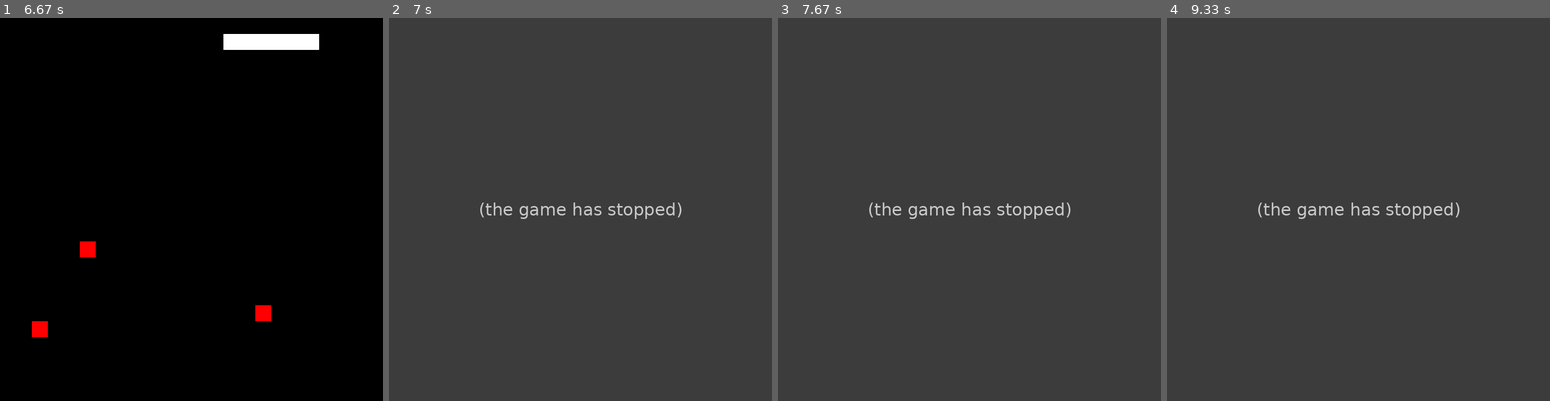
Above: before the commit, frames 1-4 (left to right).
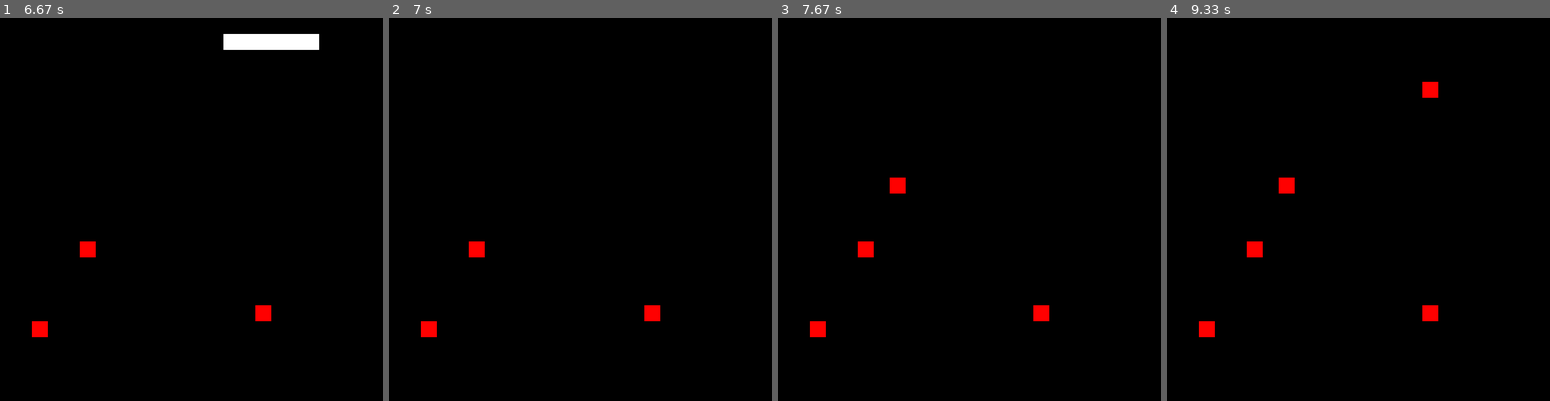
Above: after the commit, the same moments.

Repository: bernatixer/BeatThePython
Game: pygame game, started from snake.py
The game is run twice, just before and just after one commit, with the same random seed, the same clock (stepped at 60 frames per second) and the same inputs.
Inputs:
- Up to frame 1 (6.67 s): hold Right 0.33-0.8 s; hold Up 0.83-1.13 s; hold Right 1.17-1.63 s; hold Down 2.23-2.53 s; hold Up 2.57-2.93 s; hold Right 2.97-3.6 s; hold Left 3.63-4.1 s; hold Right 4.13-4.6 s; hold Up 4.63-4.93 s; hold Down 4.97-5.27 s; hold Down 5.3-5.67 s; hold Left 5.7-6.17 s; hold Right from 6.2 s (still down)
- Up to frame 2 (7 s): release Right at 6.67 s; hold Up from 6.7 s (still down)
- Up to frame 3 (7.67 s): release Up at 7 s
- Up to frame 4 (9.33 s): no input

Frame 1 is identical in both runs. In frame 2, 100% of the frame differs, in the area x 0-100%, y 0-100%; in frame 3, 100%; in frame 4, 100%.
Before the commit the program exited at 6.9 s; later frames show no game.

Commit message:
Modularity is my religion

Diff:
--- a/snake.py
+++ b/snake.py
@@ -3,14 +3,10 @@
 import time
 import random
 
-SCORE = 0
-
 TILE_SIZE = 32
 pygame.init()
 
 SIZE = WIDTH, HEIGHT = 768, 768
-
-ARROW_KEYS = [pygame.K_UP, pygame.K_DOWN, pygame.K_RIGHT, pygame.K_LEFT]
 
 COLORS = {
     "black": (0,0,0),
@@ -18,72 +14,85 @@
     "red": (255,0,0),
 }
 
-POSITIONS = [(0,0),(0,1),(0,2),(0,3),(0,4),(0,5)]
 FOOD = []
 DISPLAY = pygame.display.set_mode(SIZE)
 
-CURR_PresedKey = None
-LST_PressedKey = None
+class Snake:
+    def __init__(self, up, down, right, left, color):
+        self.up = up
+        self.down = down
+        self.right = right
+        self.left = left
+        self.color = color
+        self.CURR_PresedKey = None
+        self.gameOver = False
+        self.POSITIONS = [(0,0),(0,1),(0,2),(0,3),(0,4),(0,5)]
+        self.SCORE = 0
+
+    def drawSnake(self,x,y):
+        pygame.draw.rect(DISPLAY,self.color,(x,y,TILE_SIZE,TILE_SIZE))
+
+    def moveSnake(self):
+        newPos = None
+        if self.CURR_PresedKey == self.left:
+            newPos = (self.POSITIONS[-1][0] - 1, self.POSITIONS[-1][1])
+        if self.CURR_PresedKey == self.right:
+            newPos = (self.POSITIONS[-1][0] + 1, self.POSITIONS[-1][1])
+        if self.CURR_PresedKey == self.up:
+            newPos = (self.POSITIONS[-1][0], self.POSITIONS[-1][1] - 1)
+        if self.CURR_PresedKey == self.down:
+            newPos = (self.POSITIONS[-1][0], self.POSITIONS[-1][1] + 1)
+
+        if newPos:
+            if newPos[0] < 0 or newPos[1] < 0 or newPos[0] >= WIDTH // TILE_SIZE or newPos[1] >= HEIGHT // TILE_SIZE or newPos in self.POSITIONS:
+                print("Final Score:", self.SCORE)
+                self.gameOver = True
+            if len(self.POSITIONS) > self.SCORE + 5:
+                del self.POSITIONS[0]
+            self.POSITIONS.append(newPos)
+
+    def update(self):
+        if not self.gameOver:
+            for pos in self.POSITIONS:
+                self.drawSnake(pos[0] * TILE_SIZE, pos[1] * TILE_SIZE)
+            if self.POSITIONS[-1] in FOOD:
+                del FOOD[FOOD.index(self.POSITIONS[-1])]
+                self.SCORE += 1
+
+    def newEvent(self,event):
+        a = self.CURR_PresedKey == self.right and event.key == self.left
+        b = self.CURR_PresedKey == self.left and event.key == self.right
+        c = self.CURR_PresedKey == self.up and event.key == self.down
+        d = self.CURR_PresedKey == self.down and event.key == self.up
+
+        if not a and not b and not c and not d:
+            self.CURR_PresedKey = event.key
 
 def drawFood(x,y):
     pygame.draw.rect(DISPLAY,COLORS['red'],(x,y,TILE_SIZE,TILE_SIZE))
 
-def drawSnake(x,y):
-    pygame.draw.rect(DISPLAY,COLORS['white'],(x,y,TILE_SIZE,TILE_SIZE))
-
 def createFood():
     FOOD.append((random.randint(1,WIDTH//TILE_SIZE),random.randint(1,HEIGHT//TILE_SIZE)))
-
-def moveSnake():
-    newPos = None
-
-    if CURR_PresedKey == pygame.K_LEFT:
-        newPos = (POSITIONS[-1][0] - 1,POSITIONS[-1][1])
-    if CURR_PresedKey == pygame.K_RIGHT:
-        newPos = (POSITIONS[-1][0] + 1,POSITIONS[-1][1])
-    if CURR_PresedKey == pygame.K_UP:
-        newPos = (POSITIONS[-1][0],POSITIONS[-1][1] - 1)
-    if CURR_PresedKey == pygame.K_DOWN:
-        newPos = (POSITIONS[-1][0],POSITIONS[-1][1] + 1)
-
-    if newPos:
-        if newPos[0] < 0 or newPos[1] < 0 or newPos[0] >= WIDTH // TILE_SIZE or newPos[1] >= HEIGHT // TILE_SIZE or newPos in POSITIONS:
-            print("Final Score:",SCORE)
-            sys.exit(0)
-            #Game Over
-        if len(POSITIONS) > SCORE + 5:
-            del POSITIONS[0]
-        POSITIONS.append(newPos)
 
 pygame.time.set_timer(USEREVENT + 1, 150) # move snake
 pygame.time.set_timer(USEREVENT + 2, 1500) # Create Food
 
+Player1 = Snake(color = COLORS["white"], up = pygame.K_UP, down = pygame.K_DOWN, right = pygame.K_RIGHT, left = K_LEFT)
+
 while True:
     DISPLAY.fill(COLORS['black'])
-
     for event in pygame.event.get():
         if event.type==QUIT:
             pygame.quit()
             sys.exit()
-        if event.type == pygame.KEYDOWN and event.key in ARROW_KEYS:
-            a = CURR_PresedKey == pygame.K_RIGHT and event.key == K_LEFT
-            b = CURR_PresedKey == pygame.K_LEFT and event.key == K_RIGHT
-            c = CURR_PresedKey == pygame.K_UP and event.key == K_DOWN
-            d = CURR_PresedKey == pygame.K_DOWN and event.key == K_UP
-
-            if not a and not b and not c and not d:
-                CURR_PresedKey = event.key
+        if event.type == pygame.KEYDOWN:
+            Player1.newEvent(event)
         if event.type == USEREVENT + 1:
-            moveSnake()
+            Player1.moveSnake()
         if event.type == USEREVENT + 2:
             createFood()
 
-    for pos in POSITIONS:
-        drawSnake(pos[0] * TILE_SIZE, pos[1] * TILE_SIZE)
-
-    if POSITIONS[-1] in FOOD:
-        del FOOD[FOOD.index(POSITIONS[-1])]
-        SCORE += 1
+    Player1.update()
 
     for pos in FOOD:
         drawFood(pos[0] * TILE_SIZE, pos[1] * TILE_SIZE)
